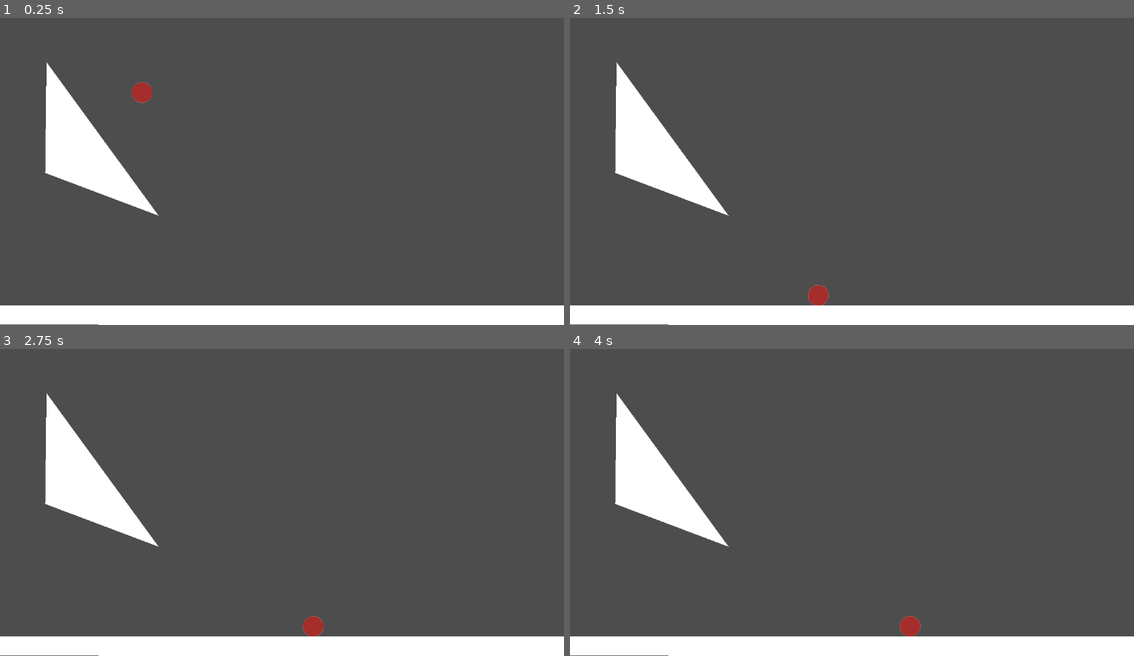
Above: before the commit, frames 1-4 (two rows, left to right).
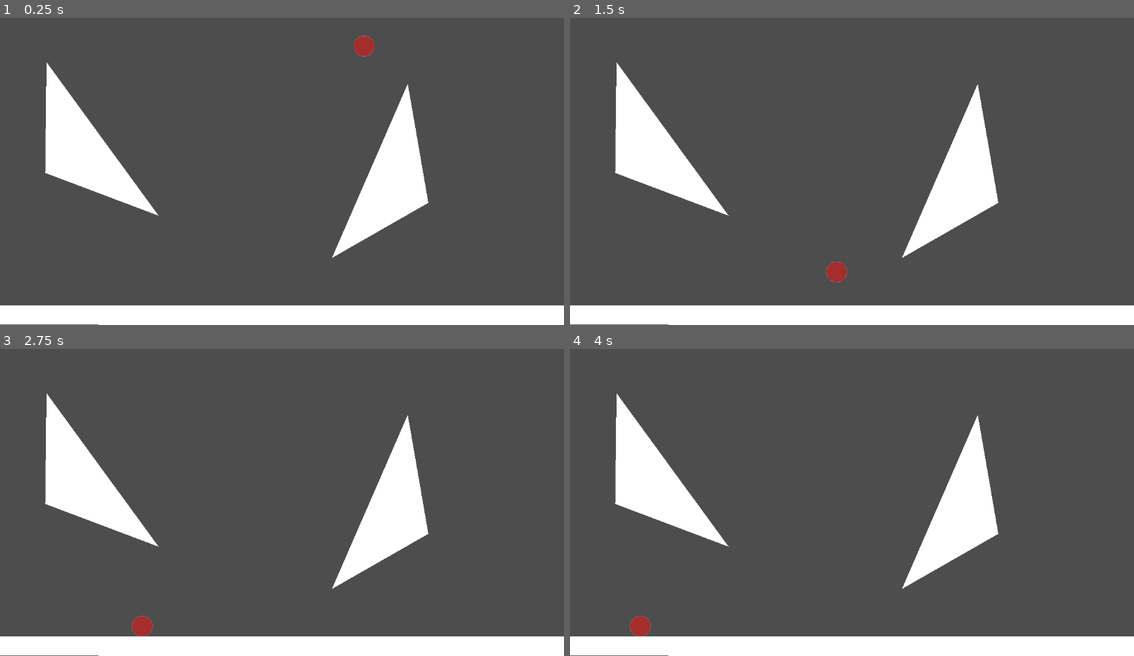
Above: after the commit, the same moments.

Repository: Musa-E/CS422---Group-Project
Game: Godot game, scene res://Yarn/TestYarnScene.tscn
Two runs of this game, one before a commit and one after it. Both use one fixed random seed, a clock stepped at 60 frames per second and the inputs below. Before the commit the project has no main scene; this scene is started directly in both runs.
Inputs:
- Up to frame 1 (0.25 s): no input
- Up to frame 2 (1.5 s): no input
- Up to frame 3 (2.75 s): no input
- Up to frame 4 (4 s): no input

The runs differ from the first frame. In frame 1, 4.1% of the frame differs, in the area x 23-76%, y 5-79%; in frame 2, 4.1%, in the area x 42-76%, y 21-94%; in frame 3, 4.1%; in frame 4, 4.1%.

Commit message:
Added pin joint to follow behind yarn based on velocity

Diff:
--- a/catandyarn/Yarn/TestYarnScene.tscn
+++ b/catandyarn/Yarn/TestYarnScene.tscn
@@ -8,34 +8,51 @@
 [node name="TestYarnScene" type="Node2D"]
 
 [node name="Yarn" parent="." instance=ExtResource("1_6labo")]
-position = Vector2(290, 143)
+position = Vector2(744, 48)
 
 [node name="LevelGeometry" type="Node2D" parent="."]
 
 [node name="StaticBody2D" type="StaticBody2D" parent="LevelGeometry"]
 position = Vector2(-1.90735e-06, -7.62939e-06)
-scale = Vector2(1, 1)
+metadata/_edit_lock_ = true
 
 [node name="CollisionPolygon2D" type="CollisionPolygon2D" parent="LevelGeometry/StaticBody2D"]
 position = Vector2(30, 89)
 scale = Vector2(0.86758, 0.886719)
 polygon = PackedVector2Array(73.7684, 22.5551, 335.416, 374.414, 72.6158, 279.683)
+metadata/_edit_lock_ = true
 
 [node name="Polygon2D" type="Polygon2D" parent="LevelGeometry/StaticBody2D"]
+position = Vector2(30, 89)
+scale = Vector2(0.86758, 0.886719)
+polygon = PackedVector2Array(75, 23, 338.874, 377.797, 72, 279)
+metadata/_edit_lock_ = true
+
+[node name="StaticBody2D3" type="StaticBody2D" parent="LevelGeometry"]
+position = Vector2(632, 648)
+rotation = -2.10312
+
+[node name="CollisionPolygon2D" type="CollisionPolygon2D" parent="LevelGeometry/StaticBody2D3"]
+position = Vector2(30, 89)
+scale = Vector2(0.86758, 0.886719)
+polygon = PackedVector2Array(73.7684, 22.5551, 335.416, 374.414, 72.6158, 279.683)
+
+[node name="Polygon2D" type="Polygon2D" parent="LevelGeometry/StaticBody2D3"]
 position = Vector2(30, 89)
 scale = Vector2(0.86758, 0.886719)
 polygon = PackedVector2Array(75, 23, 338.874, 377.797, 72, 279)
 
 [node name="StaticBody2D2" type="StaticBody2D" parent="LevelGeometry"]
 position = Vector2(-1.90735e-06, -7.62939e-06)
-scale = Vector2(1, 1)
+metadata/_edit_lock_ = true
 
 [node name="CollisionShape2D" type="CollisionShape2D" parent="LevelGeometry/StaticBody2D2"]
 position = Vector2(575.875, 628)
-scale = Vector2(1, 1)
 shape = SubResource("RectangleShape2D_md0fi")
+metadata/_edit_lock_ = true
 
 [node name="Polygon2D" type="Polygon2D" parent="LevelGeometry/StaticBody2D2"]
 position = Vector2(-64, 400)
 scale = Vector2(0.86758, 0.886719)
 polygon = PackedVector2Array(1401.6, 234.573, 1401.6, 279.683, 72, 279, 73.7684, 234.573)
+metadata/_edit_lock_ = true
--- a/catandyarn/Yarn/Yarn.tscn
+++ b/catandyarn/Yarn/Yarn.tscn
@@ -1,6 +1,7 @@
-[gd_scene load_steps=5 format=3 uid="uid://bax30g2jqvhsw"]
+[gd_scene load_steps=6 format=3 uid="uid://bax30g2jqvhsw"]
 
 [ext_resource type="Script" path="res://Yarn/yarn.gd" id="1_2qhvn"]
+[ext_resource type="PhysicsMaterial" uid="uid://br8tjtpp4pch2" path="res://Yarn/YarnPhysicsMaterialBase.tres" id="1_22b5o"]
 
 [sub_resource type="CircleShape2D" id="CircleShape2D_ocehp"]
 radius = 21.0238
@@ -14,14 +15,34 @@
 fill = 1
 fill_from = Vector2(0.5, 0.5)
 
-[node name="Yarn" type="RigidBody2D"]
+[node name="YarnRoot" type="Node2D"]
+
+[node name="Yarn" type="RigidBody2D" parent="."]
+physics_material_override = ExtResource("1_22b5o")
 script = ExtResource("1_2qhvn")
 rope_segment_length = 0.5
+metadata/_edit_lock_ = true
 
-[node name="CollisionShape2D" type="CollisionShape2D" parent="."]
+[node name="CollisionShape2D" type="CollisionShape2D" parent="Yarn"]
 shape = SubResource("CircleShape2D_ocehp")
+metadata/_edit_lock_ = true
 
-[node name="Sprite2D" type="Sprite2D" parent="."]
+[node name="Sprite2D" type="Sprite2D" parent="Yarn"]
 texture = SubResource("GradientTexture2D_nalxt")
+metadata/_edit_lock_ = true
 
-[node name="StringSegments" type="Node2D" parent="."]
+[node name="StringSegments" type="Node2D" parent="Yarn"]
+metadata/_edit_lock_ = true
+
+[node name="VelocityDirection" type="Node2D" parent="."]
+visible = false
+
+[node name="PinJoint2D" type="PinJoint2D" parent="VelocityDirection"]
+position = Vector2(20, 0)
+node_a = NodePath("../../Yarn")
+
+[node name="Joint" type="Node2D" parent="."]
+
+[node name="PinJoint2D" type="PinJoint2D" parent="Joint"]
+position = Vector2(-8.74228e-07, -20)
+node_a = NodePath("../../Yarn")
--- /dev/null
+++ b/catandyarn/Yarn/YarnPhysicsMaterialBase.tres
@@ -0,0 +1,5 @@
+[gd_resource type="PhysicsMaterial" format=3 uid="uid://br8tjtpp4pch2"]
+
+[resource]
+friction = 3.0
+bounce = 0.4
--- a/catandyarn/Yarn/yarn.gd
+++ b/catandyarn/Yarn/yarn.gd
@@ -4,21 +4,14 @@
 @export_range(0, 2) var rope_segment_length: float
 @export_range(0, 1) var rope_segment_height: float
 @onready var collision_circle: CircleShape2D = $CollisionShape2D.shape
+@onready var joint: Node2D = $"../Joint"
+@onready var velocity_dir: Node2D = $"../VelocityDirection"
 @onready var string_segments := $StringSegments
 @onready var rope_segments: Array[RigidBody2D] = []
 @onready var debug_segments: int = 0
-@onready
 
 
 var last_rotation = Vector2.ZERO
-
-# Called when the node enters the scene tree for the first time.
-func _ready() -> void:
-	pass # Replace with function body.
-
-# Called every frame. 'delta' is the elapsed time since the previous frame.
-func _process(delta: float) -> void:
-	pass
 
 func create_new_rope_segment(size: Vector2) -> RigidBody2D:
 	# define the new box
@@ -28,16 +21,20 @@
 	var shape := RectangleShape2D.new()
 	shape.size = size
 	rope_box.shape = shape
-	rope_segment.add_child(rope_box)
+	#rope_segment.add_child(rope_box)
 	return rope_segment
 
 ## Process physics on the yarn. When this method is called, a new segment of
 ## string should be attached to a the yarn.
 func _physics_process(delta: float) -> void:
-	# todo:: The PinJoint should be interpolated towards the position on the
-	#        circle that is opposite of the velocity vector, normalized, multiplied
-	#        by the radius of the circle, (aka it's always trailing behind the ball
-	#        based on the velocity)
+	# PinJoint follows behind the yarn based on the velocity
+	var interp_location = linear_velocity.normalized()
+	var interp_angle = lerp_angle(joint.rotation, interp_location.angle() - PI/2, 0.5)
+	joint.rotation = interp_angle
+	joint.global_position = global_position
+
+	velocity_dir.rotation = linear_velocity.normalized().angle()
+	velocity_dir.global_position = global_position
 
 	# todo:: The math here is not exactly what I'm looking for, the segments are
 	#        too small / there are not enough segments being created for how fast
@@ -50,7 +47,7 @@
 		debug_segments += 1
 		print("Created new rope segment ", debug_segments)
 		last_rotation = transform.x.normalized()
-		var joint := PinJoint2D.new()
+		var new_joint := PinJoint2D.new()
 		var segment = create_new_rope_segment(Vector2(rope_segment_length, rope_segment_height))
-		string_segments.add_child(segment)
-		rope_segments.append(segment)
+		#string_segments.add_child(segment)
+		#rope_segments.append(segment)
--- a/catandyarn/project.godot
+++ b/catandyarn/project.godot
@@ -11,6 +11,7 @@
 [application]
 
 config/name="CatAndYarn"
+run/main_scene="res://Yarn/TestYarnScene.tscn"
 config/features=PackedStringArray("4.3", "GL Compatibility")
 config/icon="res://icon.svg"
 
